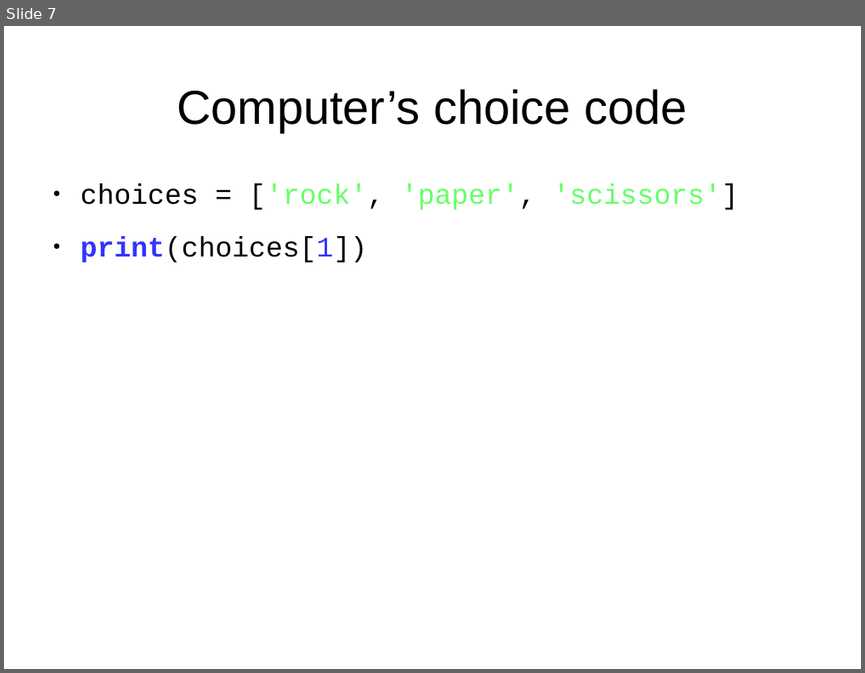
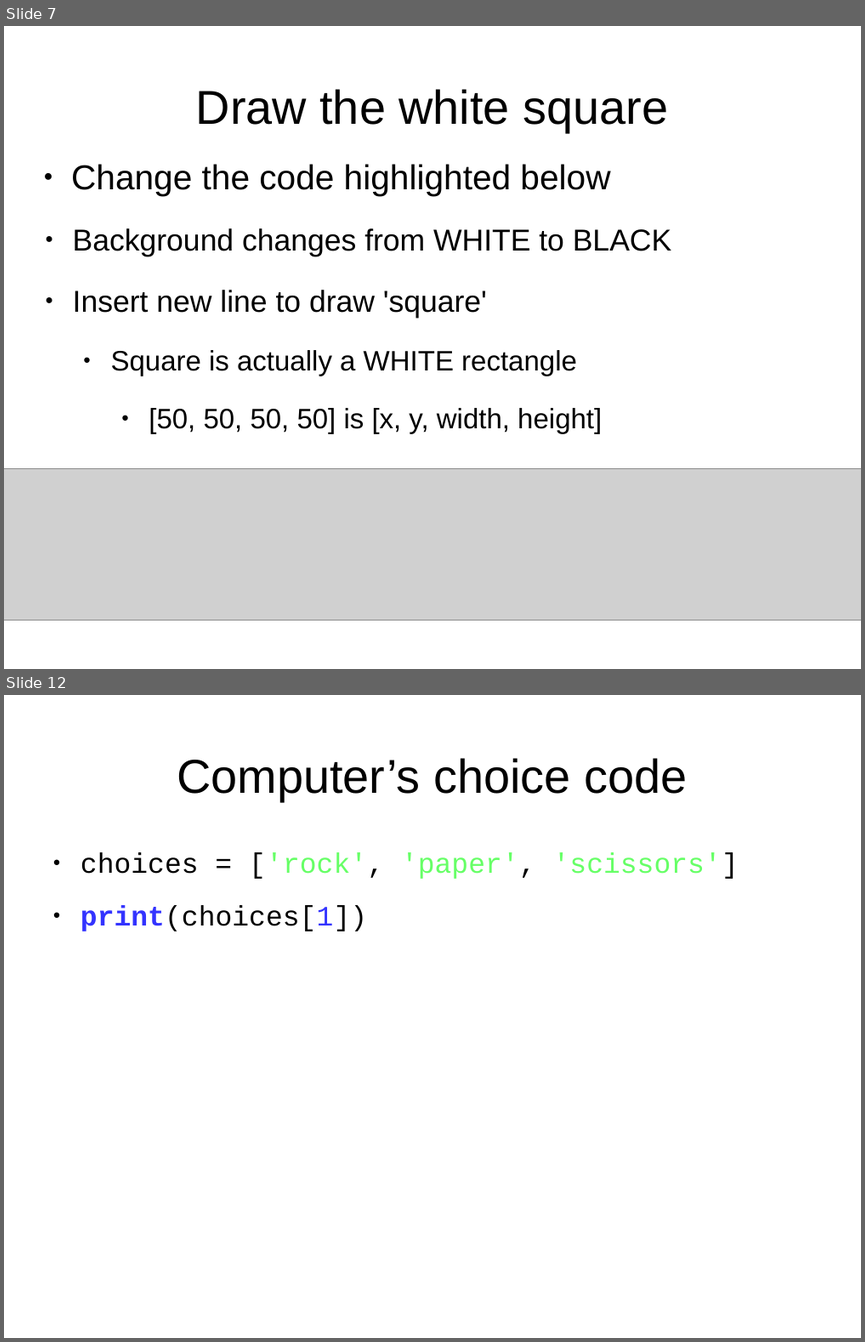
Before and after one commit to timzhood/python-rock, a slide deck: docs/bouncing_rectangle.odp. Shown one above the other, each under a label of ours: slide 7 before the commit, slides 7 and 12 after it; the slides between them are not shown. The pictures are 865x673 and 865x1342 pixels, drawn with LibreOffice and Linux fonts; fonts in the diff are those of the drawing; grey boxes stand for pictures. Boxes give left, top, right and bottom in pixels: in the first picture for what was removed or moved away, otherwise in the second. Text is boxed around its words. In the diff, an @@ line names an element or a change of style, - is before the commit and + after.

Commit message:
Started making variable 'square' rather than 'rect'.  Slide updates got as far as 'Move square to right'.

```diff
--- a/docs/bouncing_rectangle.odp
+++ b/docs/bouncing_rectangle.odp
@@ slide 7 added at (x1=4, y1=26, x2=861, y2=669), background #FFFFFF @@
@@ text added at (x1=196, y1=89, x2=668, y2=132), 44 pt, text #000000 @@
+Draw the white square
@@ text added at (x1=71, y1=164, x2=671, y2=434), 26 pt, text #000000 @@
+● Change the code highlighted below
+● Background changes from WHITE to BLACK
+● Insert new line to draw 'square'
+● Square is actually a WHITE rectangle
+● [50, 50, 50, 50] is [x, y, width, height]
@@ picture added at (x1=4, y1=469, x2=861, y2=620) @@
@@ what was slide 7 is now slide 12 @@
```
Also in this commit, not shown: 2 slides changed, 5 other slides added, 1 slide removed, 1 other file.
